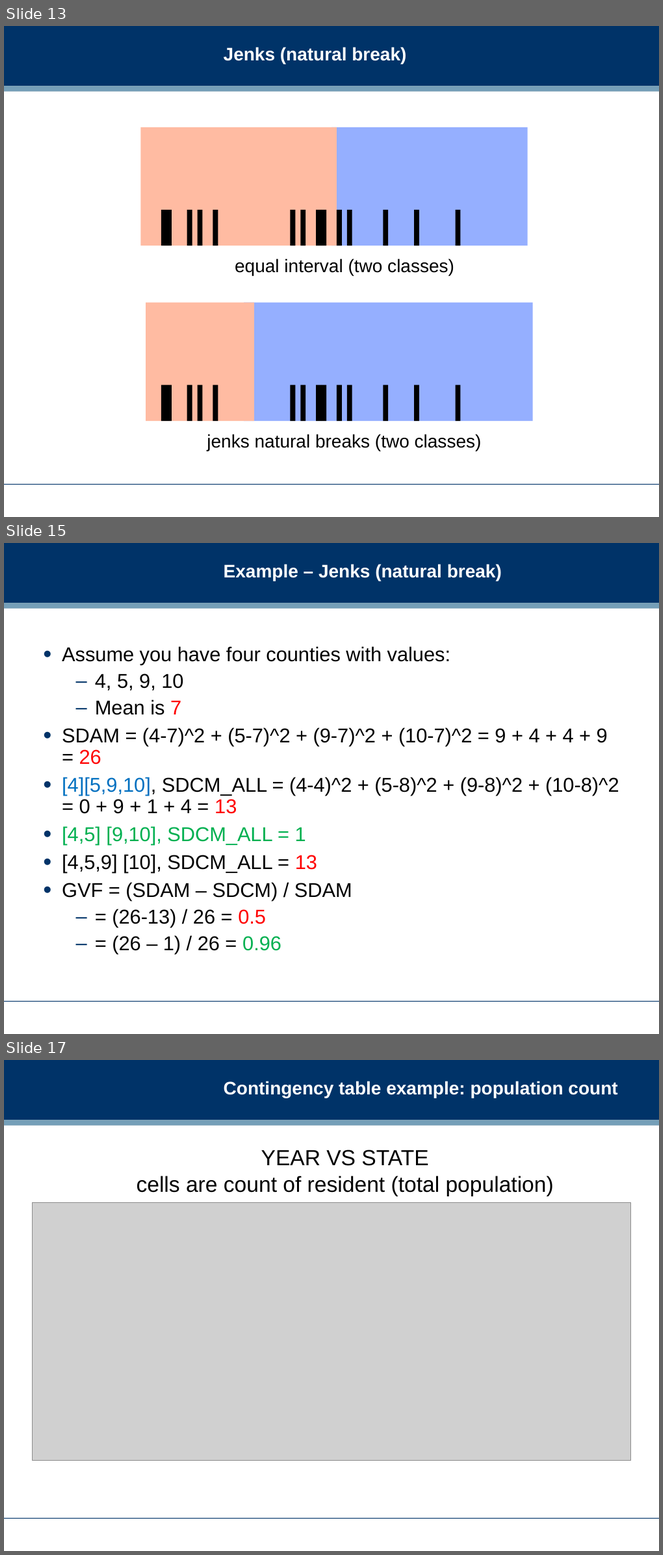
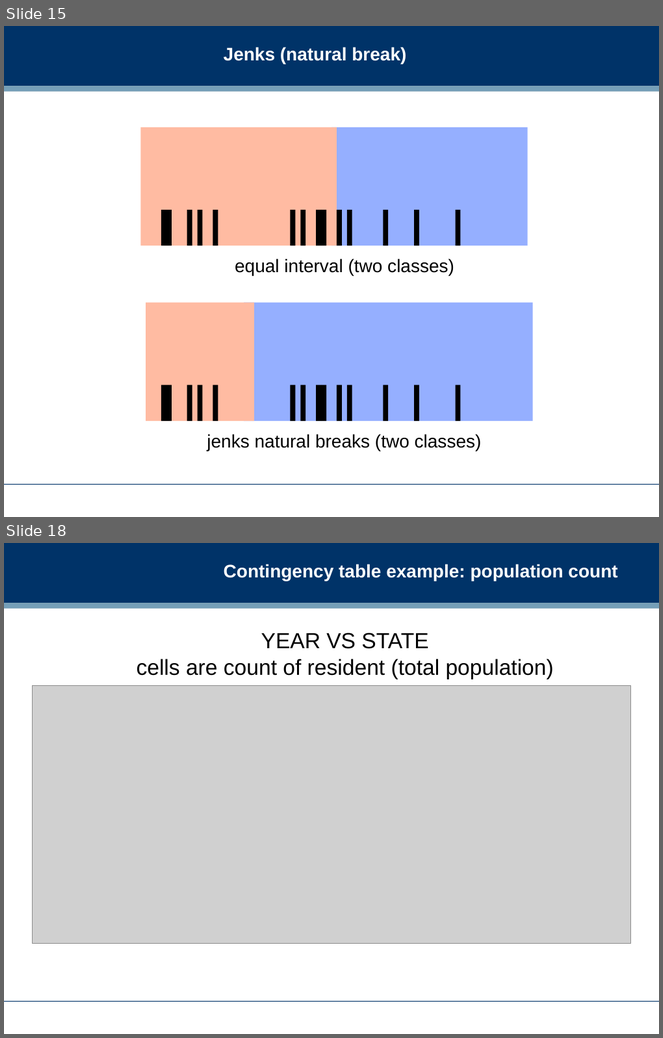
Before and after one commit to dreamind/ix, a slide deck: lectures/making-sense-data/bivariate-analysis.ppt. Shown one above the other, each under a label of ours: slides 13, 15 and 17 before the commit, slides 15 and 18 after it; the slides between them are not shown. The pictures are 663x1555 and 663x1038 pixels, drawn with LibreOffice and Linux fonts; fonts in the diff are those of the drawing; grey boxes stand for pictures; background and template pictures are left out. Boxes give left, top, right and bottom in pixels: in the first picture for what was removed or moved away, otherwise in the second. Text is boxed around its words. In the diff, an @@ line names an element or a change of style, - is before the commit and + after.

```diff
--- a/lectures/making-sense-data/bivariate-analysis.ppt
+++ b/lectures/making-sense-data/bivariate-analysis.ppt
@@ slide 15 removed at [4, 543, 659, 1034], background #FFFFFF; not listed: 3 template elements that a slide beside it also shows @@
@@ title removed at [224, 564, 502, 581] @@
-Example – Jenks (natural break)
@@ text removed at [62, 646, 619, 954] @@
-• Assume you have four counties with values:
-  – 4, 5, 9, 10
-  – Mean is 7
-• SDAM = (4-7)^2 + (5-7)^2 + (9-7)^2 + (10-7)^2 = 9 + 4 + 4 + 9 = 26
-• [4][5,9,10], SDCM_ALL = (4-4)^2 + (5-8)^2 + (9-8)^2 + (10-8)^2 = 0 + 9 + 1 + 4 = 13
-• [4,5] [9,10], SDCM_ALL = 1
-• [4,5,9] [10], SDCM_ALL = 13
-• GVF = (SDAM – SDCM) / SDAM
-  – = (26-13) / 26 = 0.5
-  – = (26 – 1) / 26 = 0.96
@@ what was slide 13 is now slide 15 @@
@@ what was slide 17 is now slide 18 @@
```
Also in this commit, not shown: 9 slides changed, 4 slides added, 2 other slides removed.
